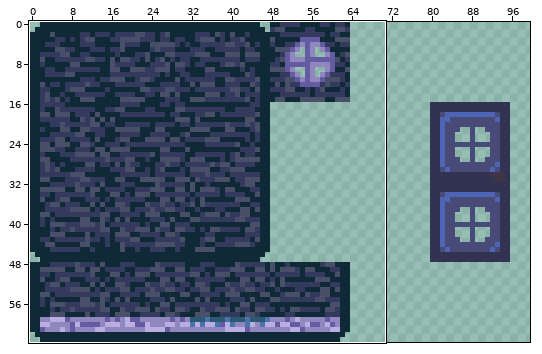
Edited in one commit: sprite sheet (assets/tilesets/wood_panels.png). Above: a wide view before the commit, with the close-up outlined.
Close-up. Before the commit:
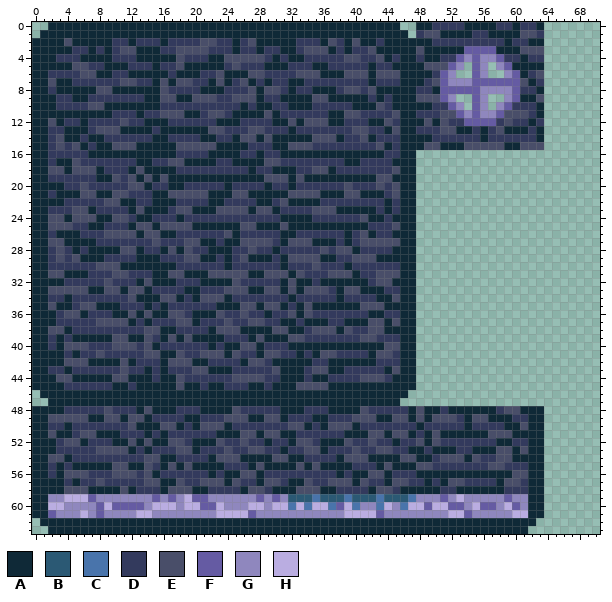
The file is 112x64 pixels. Colours within 5 levels of each other are drawn and written as one. Shown: x 0..70, y 0..63. The wide view leaves out empty margins.
Palette (. is transparent): A #0f2937  B #2b5974  C #4974ab  D #333a5d  E #494e69  F #655ba3  G #8f87be  H #baade1
Now the later version:
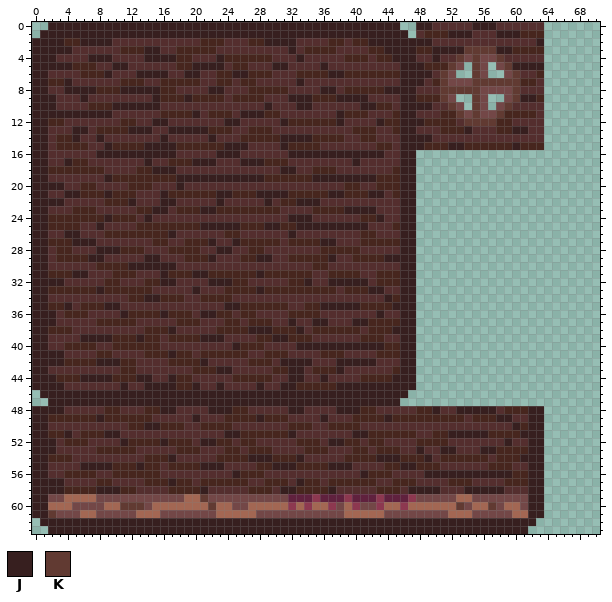
Colours new in this view: J #371f1f  K #613a32
Changes in this commit:
colour B: #2b5974 -> #60213e
colour C: #4974ab -> #8d3850
colour D: #333a5d -> #542e2e
colour E: #494e69 -> #47261e
colour G: #8f87be -> #734747
colour H: #baade1 -> #a36753
Changed rows in their new state; - is a pixel that keeps its letter.
first column x 0:
 0 --JJJJJJJJJJJJJJJJJJJJJJJJJJJJJJJJJJJJJJJJJJJJ--JJ----DJJJ--D--D
 1 -JJJJJJJJJJJJJJJJJJJJJJJJJJJJJJJJJJJJJJJJJJJJJJ----EJJJ--DJJJ--E
 2 JJJJ-EJJJJ--D---D------E-D--EJJJJ---D-ED-EJJJJJJJJ---------D--DJ
 3 JJJJJ--D-D---EJJ------E--D--D--DJ----E-D---EJJJJ-EJJJJKKKKJJE---
 4 JJJ---DJJJ---DJJJJ-E--DJ-----ED-DJ-------E--EJJJ-DJ--K-K--K--D--
 5 JJJJJ--E-DJJ---D---EJJJJ--E--DJJ---DJ-----D--DJJJ---K--K---KJJJJ
 6 JJ------EJ--DJJJJ-DJJ---EJJ--E------EJJ---E---JJJJ-K---K----KD--
 7 JJ-EJ--------E-D-E--E-D-E--E-D--DJ--------D---JJJ--K---KKKKKK-E-
 8 JJ-DJJJJ--EJJJJJ-E---DJJ----E--ED--DJJ---E-EJJJJ--DKKKKK----K--D
 9 JJJ--DJ-------DJ--EJ---E----E--DJJJ--EJJJJ-D-DJJ---K---K----KJJ-
10 JJJ------EJJJJJJ----------D-DJ--DJJ-----DJJ-EDJJJJ--K--K---K---D
11 JJJJJJJJJJ---D-----EJ---EDJJJ-E------DJ--E----JJ-----K-K--K---ED
12 JJ-E--D-----E-DJJ------DJJ----DJ-E---EJ---DJ-EJJJ-E-E-KKKKE---D-
13 JJ--DJJ----EJJJ-DJJJJJ--E----E--D---------E-D-JJ-----EJ-D--EJJ-D
14 JJ--EJ-DJ------DJ----DJ--D--E-EJJJJ---E---E---JJJJ------D------D
15 JJ--E-E-DJ---EJJJJ-----EJJJ---DJ---E--------E-JJJ--EJJ-----EJ---
16 JJ-----DJJJJJJJJJJ----DJJJ--D--DJJJJJJJJJJJJ--JJ----------------
17 JJ-DJ-E------DJ----EJJJ--DJJJ--E-------DJ----DJJ----------------
18 JJ--E---E---D-EJJJ---------D--DJJ----E--------JJ----------------
19 JJ------DJ-E-E-E-EJJJJJJJJJJJ---E-EJJJJJJJJ--EJJ----------------
20 JJJJ---E------E--DJ-----D----D--D-------E---E-JJ----------------
21 JJ-DJJ--EJ--E--DJ-----EJJ--EJJJJ----EJJ--EJJ--JJ----------------
22 JJJJ-------EJ--DJJ----DJ----DJ--EJJJ--------D-JJ----------------
23 JJ-----E----D-EJJ---EJJ----E--E-------EJJJJ-D-JJ----------------
24 JJ--E---EJ--EDJ---D------------DJJJ-------EJ-DJJ----------------
25 JJ---E-DJ---D--E----EJJJJJ--EJJ-EJJJJJJJJJ----JJ----------------
26 JJ-DJJ-------E--EJ-------E-----DJ------D--E--DJJ----------------
27 JJ--EJJJ--------E----EJ-DJ----ED---EJJ-D------JJ----------------
28 JJ--ED-DJJJ--E--D-E-E-DJJ---E-D------E--E----DJJ----------------
29 JJ--E-EJJ----DJJ-----EJ-D--EJJ-D----EJ-----EJJJJ----------------
30 JJ---------EJJJJJJ------D------D----E--D------JJ----------------
31 JJ--EJJ-----E--DJ--EJJ-----EJ---E-E-----E-----JJ----------------
32 JJJJ------E--D-EJJ---DJJJ-E----D-EJ-DJJJJJ---EJJ----------------
33 JJ-----EJ--E--E----DJ------EJ--E-E---ED--EJJ--JJ----------------
34 JJ--D--------EJJ--E-D---E-------D-----D----DJ-JJ----------------
35 JJ-EJ---EJJ---D-D------DJJ--E--E-D-EJJJJJ---EJJJ----------------
36 JJJ---E---DJ-E-EJ--EDJJ-E--E-D---E-E------DJ--JJ----------------
37 JJJ---------E-D-----E----E---E-DJ-DJJ--DJJ--E-JJ----------------
38 JJ--E-----------EJ----D---EJJJ--EJ----E-E---EJJJ----------------
39 JJ-D-DJJJJ--EJ-ED-E-EJJJ---D-EJJ--E--------E--JJ----------------
40 JJ-D---E-----E-E------D-DJ--E---DJJJJJJJJJJJ--JJ----------------
41 JJJJ-D---E------EJ-E----E-E-D--E-D-D--E---D--EJJ----------------
42 JJJJ---EJJJ-E---D---EJ----D--EDJJJJ--DJJJJJ---JJ----------------
43 JJ--D-------E-D-D-----EJJ------EJJ---EJ-----D-JJ----------------
44 JJJ--EJJJJ--EJJ-DJ-E---------E-DJJ-DJ-------EJJJ----------------
45 JJJJ------DJ-DJJJJ-EJ-DJ---DJ-DJJ----EJJJJJJJJJJ----------------
46 -JJJJJJJJJJJJJJJJJJJJJJJJJJJJJJJJJJJJJJJJJJJJJJ-----------------
47 --JJJJJJJJJJJJJJJJJJJJJJJJJJJJJJJJJJJJJJJJJJJJ------------------
48 JJJJ------E--D-EJJ---DJJJ-E----DJJ---DJJJ-E----D-EJ-DJJJJJ---EJJ
49 JJ-----EJ--E--E----DJ------EJ--E---DJ------EJ--E-E---ED--EJJ--JJ
50 JJ--D--------EJJ--E-D---E---------E-D---E-------D-----D----DJ-JJ
51 JJ-EJ---EJJ---D-D------DJJ--E--EJ------DJJ--E--E-D-EJJJJJ---EJJJ
52 JJJ---E---DJ-E-EJ--EDJJ-E--E-D--D--EDJJ-E--E-D---E-E------DJ--JJ
53 JJJ---------E-D-----E----E---E-D----E----E---E-DJ-DJJ--DJJ--E-JJ
54 JJ--E-----------EJ----D---EJJJ--EJ----D---EJJJ--EJ----E-E---EJJJ
55 JJ-D-DJJJJ--EJ-ED-E-EJJJ---D-EJJJ-E-EJJJ---D-EJJ--E--------E--JJ
56 JJ-D---E-----E-E------D-DJ--E---------D-DJ--E---DJJJJJJJJJJJ--JJ
57 JJJJ-D---E------EJ-E----E-E-D--EDJ-E----E-E-D--E-D-D--E---D--EJJ
58 JJJJ---EJJJ-E---D---EJ----D--EDJJ---EJ----D--EDJJJJ--DJJJJJ---JJ
59 JJ-----H-------G-G--HK------G-G--------------------G--H----G--JJ
60 JJ--H---G-HKKK----H--HK-H----H--------G------H---H--HK--HK--H-JJ
61 JJK----HG------H-----------H---------------H----------H-------JJ
62 -JJJJJJJJJJJJJJJJJJJJJJJJJJJJJJJJJJJJJJJJJJJJJJJJJJJJJJJJJJJJJJ-
63 --JJJJJJJJJJJJJJJJJJJJJJJJJJJJJJJJJJJJJJJJJJJJJJJJJJJJJJJJJJJJ--
Where, in picture pixels (left, top, right, bottom), the same in both close-ups:
changed: (32, 22, 544, 534)
